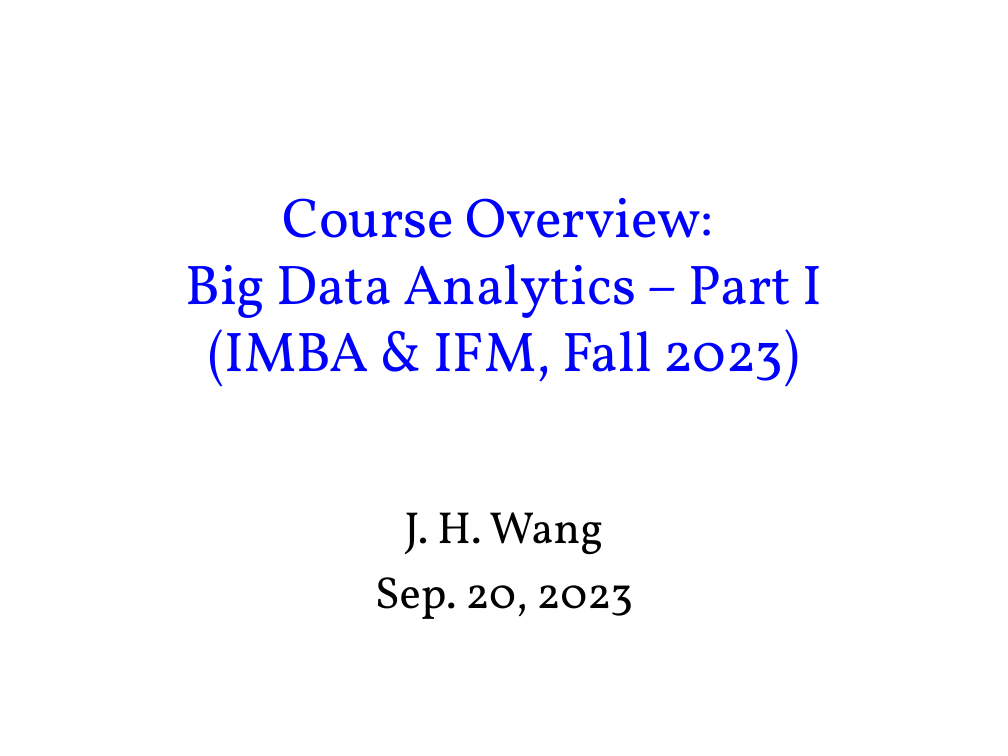
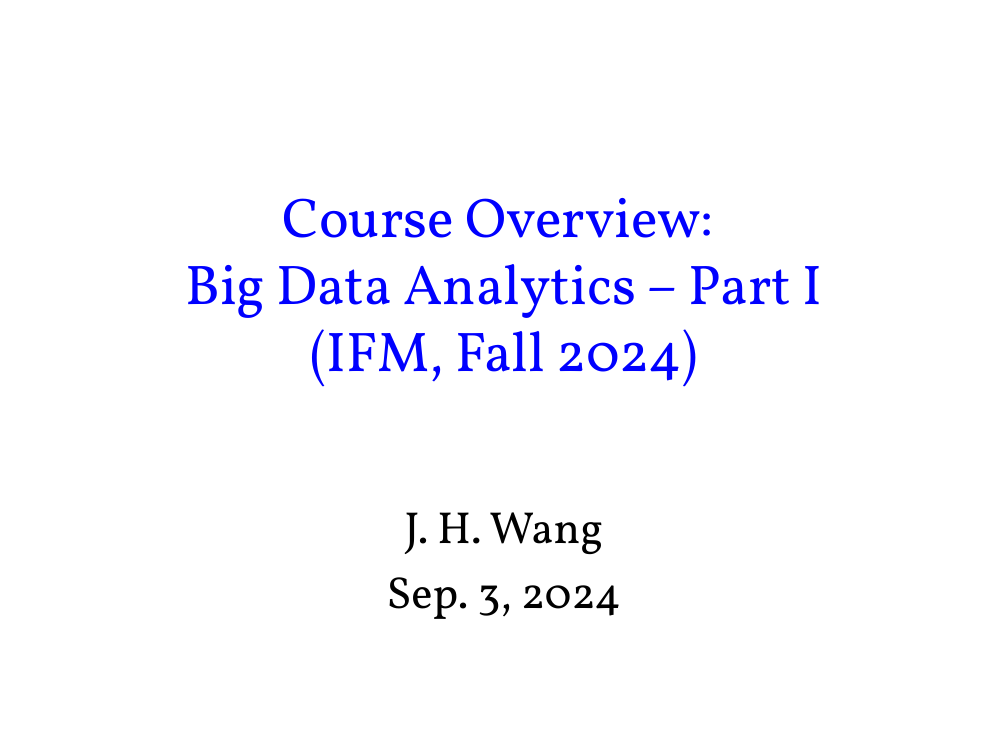
Before and after one commit to chriswjh/chriswjh.github.io, a slide deck: slide 1 of BDA_IFM/00-overview.ppt. Drawn at 1008x756 pixels with LibreOffice and Linux fonts; fonts in the diff are those of the drawing. Boxes give left, top, right and bottom in pixels: in the first picture for what was removed or moved away, otherwise in the second. Text is boxed around its words. In the diff, an @@ line names an element or a change of style, - is before the commit and + after.

```diff
--- a/BDA_IFM/00-overview.ppt
+++ b/BDA_IFM/00-overview.ppt
@@ title at (185,198,823,387): text changed @@
-Course Overview:
-Big Data Analytics – Part I
-(IMBA & IFM, Fall 2023)
+Course Overview:
+Big Data Analytics – Part I
+(IFM, Fall 2024)
@@ subtitle at (387,577,621,619): text changed @@
-Sep. 20, 2023
+Sep. 3, 2024
```
Also in this commit, not shown: 6 other slides changed.
